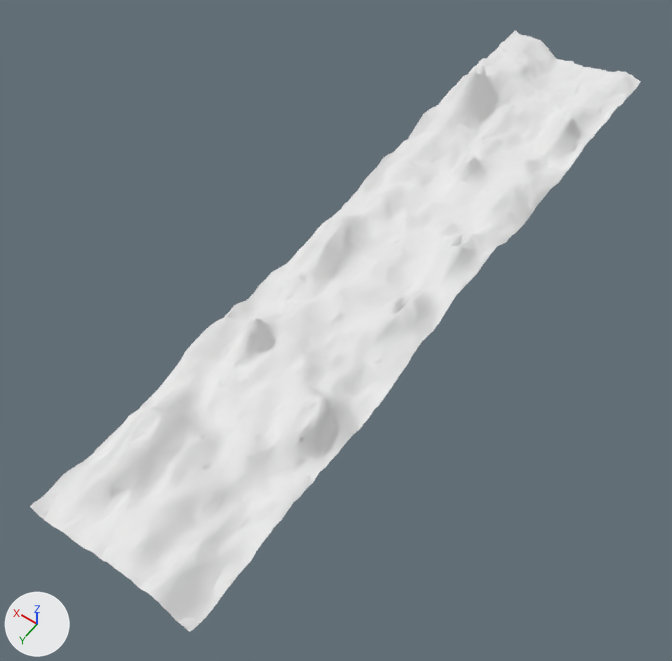
Two versions of the OBJ model SourceCode/Assets/LevelAssets/L_LavaWorldPiece_e.obj, one commit apart.
Rendered twice from a camera (50 mm lens) standing at (-2054.0, 3502.0, 4306.0) and looking at (52.0, 553.0, -328.0). Arrows for +X, +Y and +Z are at lower left; the lights stay in place. Where no turn or scale is listed for an object, it has been applied to the vertices.

The first picture shows 'L_LavaWorldPiece_e'.
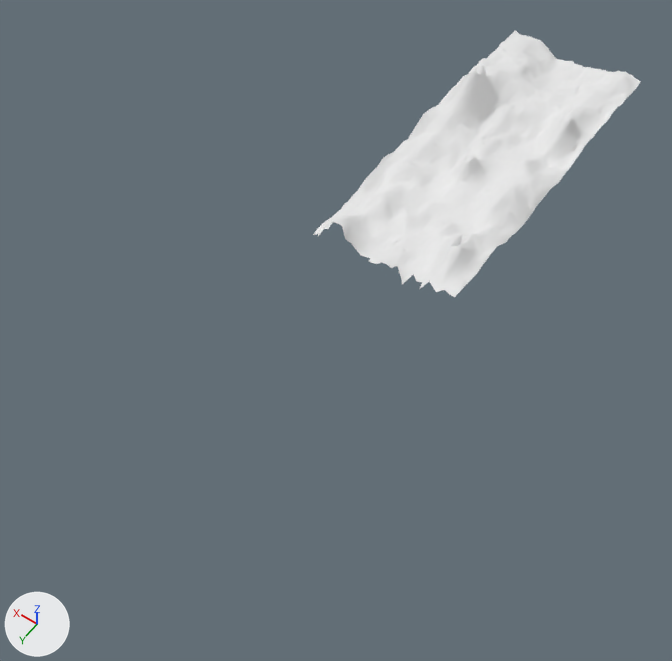
The newer file is also turned or shifted as a whole; pictures and numbers use the older file's frame.

Changed parts and their boxes [x1, y1, x2, y2] in the pictures (672 x 661 px):
'L_LavaWorldPiece_e', reshaped (46% narrower, 56% shorter)
    before: [30, 31, 641, 632]
    after: [313, 31, 641, 297]
part 1 of me_l_lavaworldpiece_e, deleted
    before: [30, 222, 455, 632]

The edits, one by one:
me_l_lavaworldpiece_e is used by ob_l_lavaworldpiece_e; location (0.0, 0.0, 0.0).
me_l_lavaworldpiece_e had 3546 vertices, 6827 faces and spanned x -540.0..540.0, y -2590.0..2590.0, z -202.0..202.0.
me_l_lavaworldpiece_e now has 1912 vertices, 3652 faces and spans x -540.0..540.0, y -2590.0..181.0, z -202.0..202.0.
me_l_lavaworldpiece_e part 1: 1634 vertices removed from x -540.0..540.0, y 181.0..2590.0, z -184.0..179.0.
